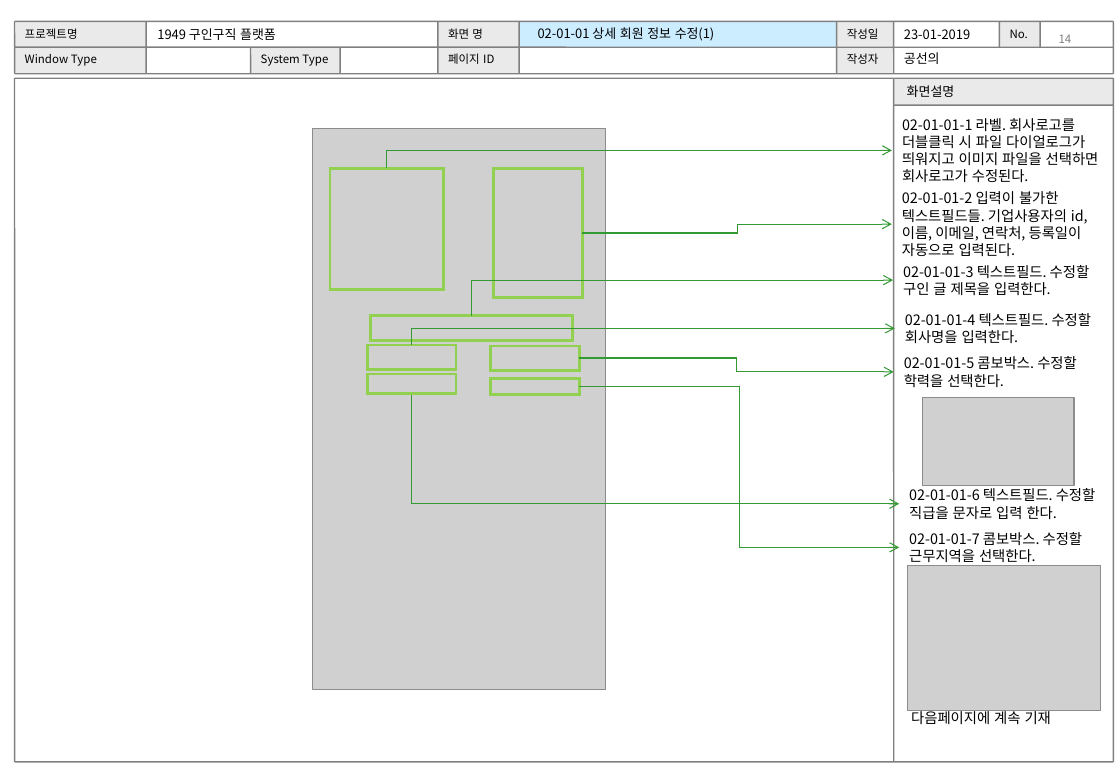
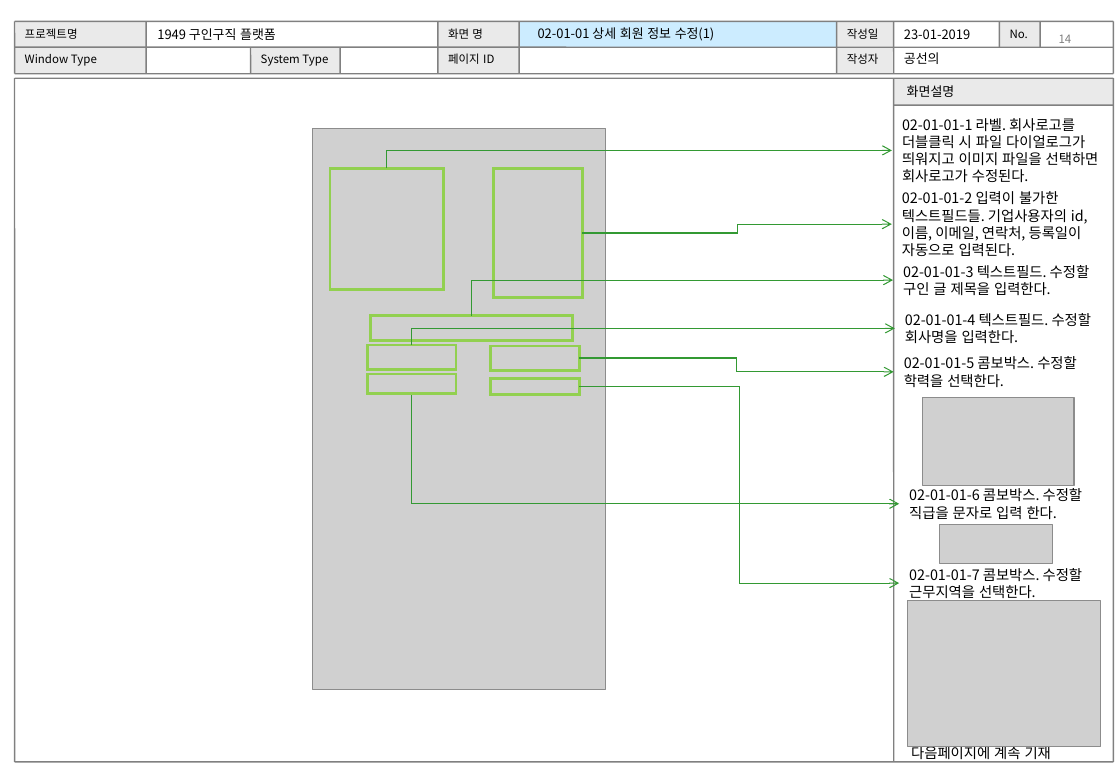
Before and after one commit to WABA82/1949, a slide deck: slide 14 of 02.설계/UI 설계서(초안)_.ppt. Drawn at 1120x775 pixels with LibreOffice and Linux fonts; fonts in the diff are those of the drawing; grey boxes stand for pictures. Boxes give left, top, right and bottom in pixels: in the first picture for what was removed or moved away, otherwise in the second. Text is boxed around its words. In the diff, an @@ line names an element or a change of style, - is before the commit and + after.

```diff
--- a/02.설계/UI 설계서(초안)_.ppt
+++ b/02.설계/UI 설계서(초안)_.ppt
@@ elbow arrow moved from (579, 386) - (899, 548) to (579, 386) - (899, 583) @@
@@ text at (x1=909, y1=488, x2=1083, y2=519): text changed @@
-02-01-01-6 텍스트필드. 수정할 직급을 문자로 입력 한다.
+02-01-01-6 콤보박스. 수정할 직급을 문자로 입력 한다.
@@ picture added at (x1=939, y1=525, x2=1052, y2=563) @@
@@ 2 texts, 1 picture moved together from (x1=907, y1=532, x2=1101, y2=724) to (x1=907, y1=568, x2=1101, y2=762) @@
```
Also in this commit, not shown: 22 other slides changed.
